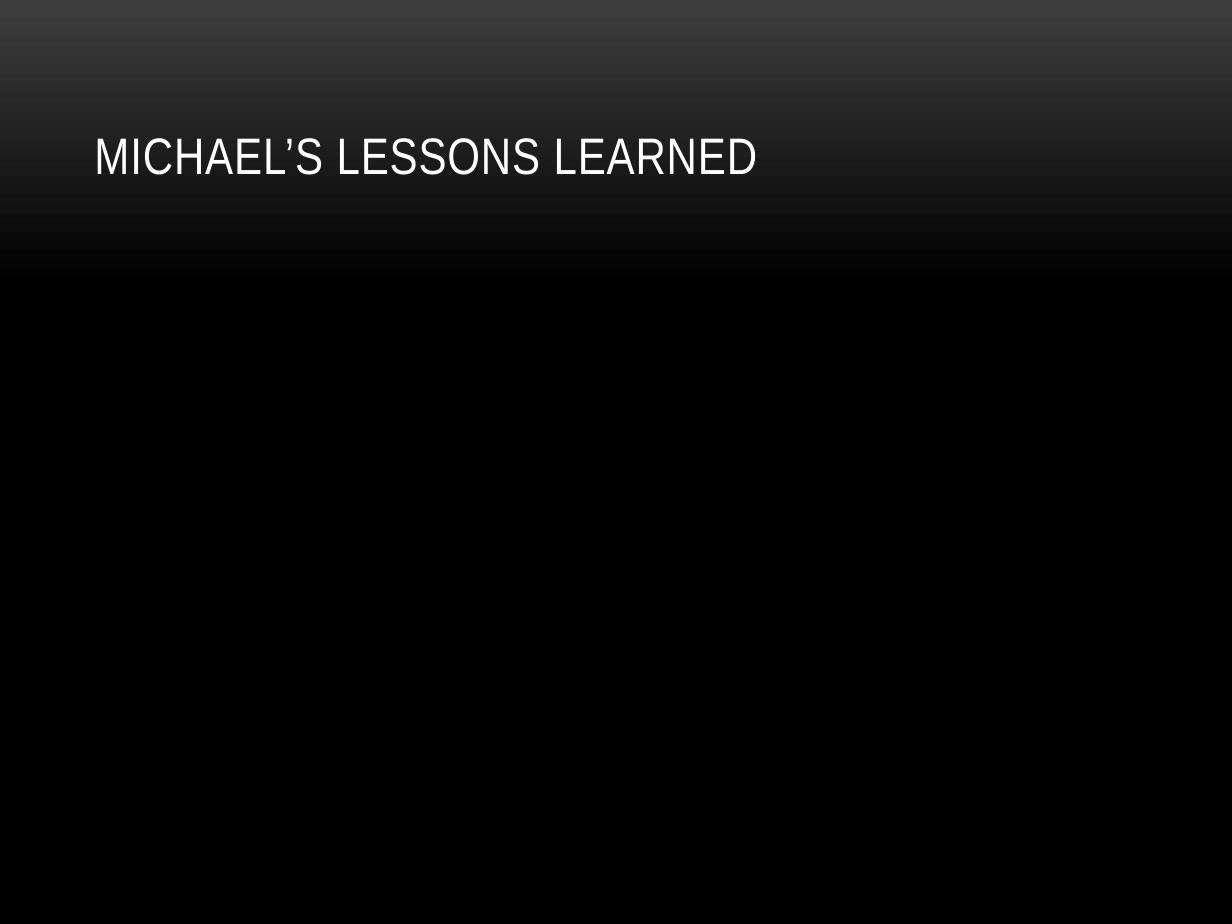
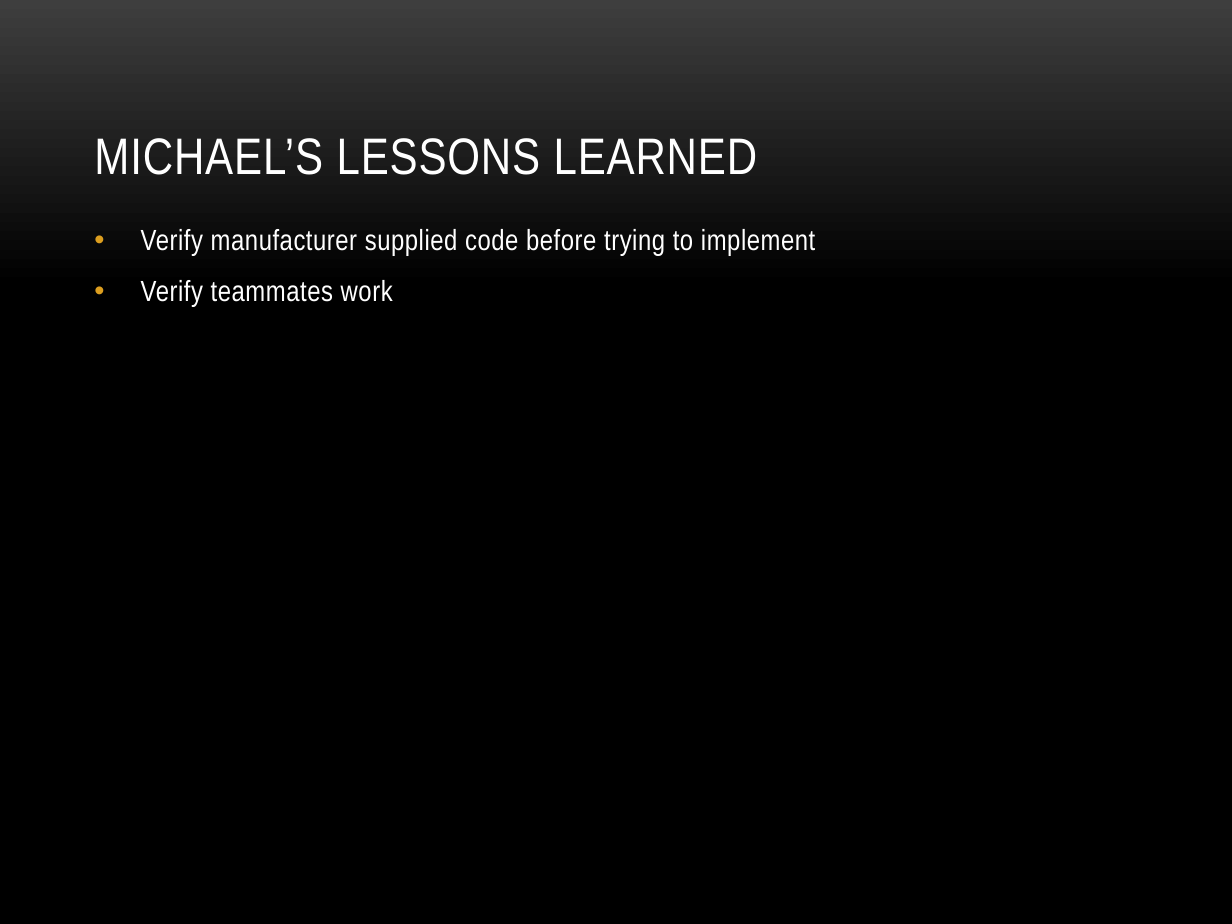
Before and after one commit to dosferatu/electronic-compass, a slide deck: slide 28 of Documentation/Project Documentation/Project Presentation.pptx. Drawn at 1232x924 pixels with LibreOffice and Linux fonts; fonts in the diff are those of the drawing; background and template pictures are left out. Boxes give left, top, right and bottom in pixels: in the first picture for what was removed or moved away, otherwise in the second. Text is boxed around its words. In the diff, an @@ line names an element or a change of style, - is before the commit and + after.

```diff
--- a/Documentation/Project Documentation/Project Presentation.pptx
+++ b/Documentation/Project Documentation/Project Presentation.pptx
@@ text added at (141,229,815,307), 17 pt, text #FFFFFF @@
+• Verify manufacturer supplied code before trying to implement
+• Verify teammates work
```
Also in this commit, not shown: 8 other slides changed.
